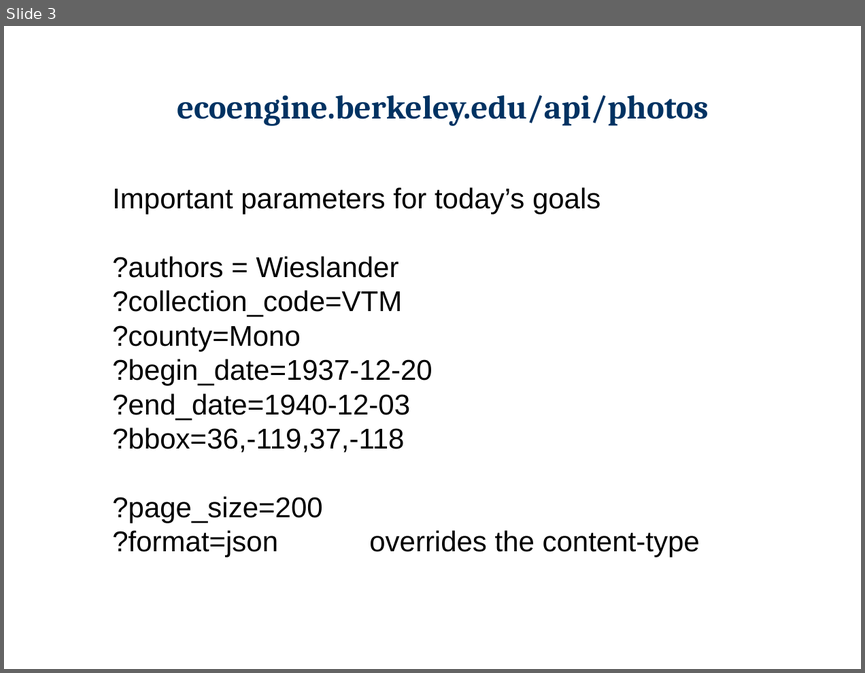
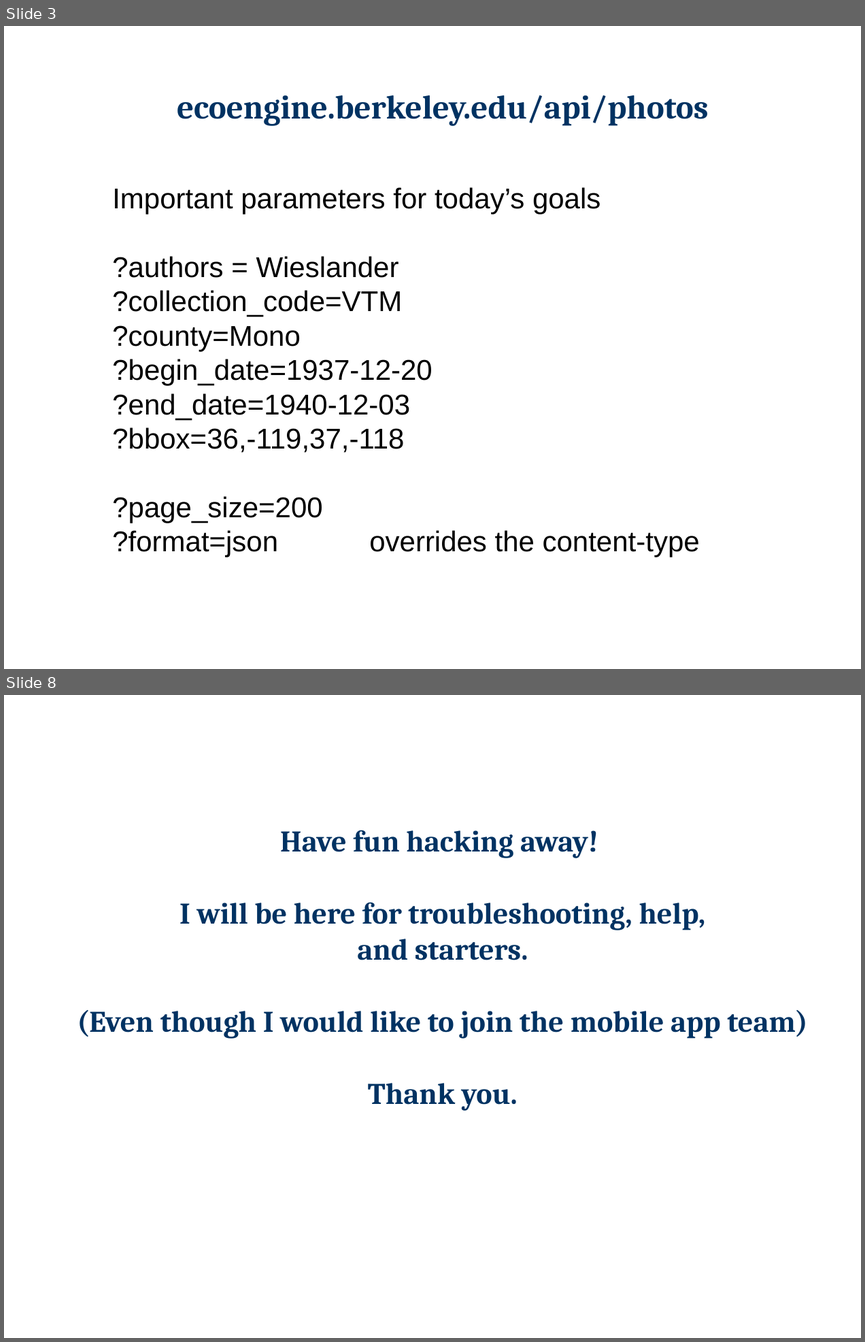
Before and after one commit to berkeley-gif/reshoot, a slide deck: docs/VTM_Photo_rehoot_Falk.pptx. Shown one above the other, each under a label of ours: slide 3 before the commit, slides 3 and 8 after it; the slides between them are not shown. The pictures are 865x673 and 865x1342 pixels, drawn with LibreOffice and Linux fonts; fonts in the diff are those of the drawing; background and template pictures are left out. Boxes give left, top, right and bottom in pixels: in the first picture for what was removed or moved away, otherwise in the second. Text is boxed around its words. In the diff, an @@ line names an element or a change of style, - is before the commit and + after.

```diff
--- a/docs/VTM_Photo_rehoot_Falk.pptx
+++ b/docs/VTM_Photo_rehoot_Falk.pptx
@@ slide 8 added at <box>4,695,861,1338</box>, background #FFFFFF @@
@@ title added at <box>77,830,808,1110</box>, 25.2 pt, text #003262, bold @@
+Have fun hacking away!
+I will be here for troubleshooting, help,
+and starters.
+(Even though I would like to join the mobile app team)
+Thank you.
```
Also in this commit, not shown: 3 slides changed, 3 other slides added, 3 slides removed.
